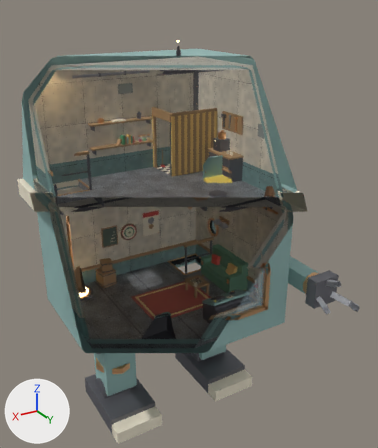
Before and after pictures for a commit that changed the Blender file blender/mecha.blend.
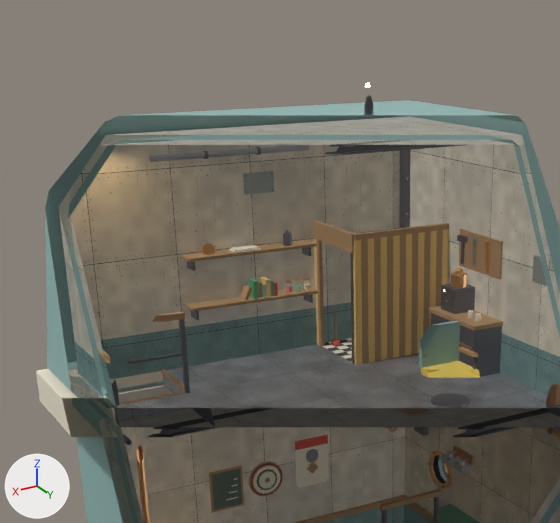
Each version is shown whole from a 50 mm lens placed at (5.43, 10.41, 9.81), pointed at (-0.29, 0.88, 5.04), then close up on the part from 0% to 72% of the width and 0% to 57% of the height. Arrows for +X, +Y and +Z are at lower left; the lights stay in place. The older version's two pictures come first. Everything nearer to the camera than a plane just in front of the edit is cut away.

Objects in the first close-up: 'Ext_Body', 'Ext_Collar', 'Ext_Head', 'Int_Belly', 'Int_Circulation', 'Int_Decor', 'Int_DecorHead', 'Int_Head', 'Int_Slab', 'Int_Toilet', 'Shell_Belly', 'Shell_Head' and 2 more.
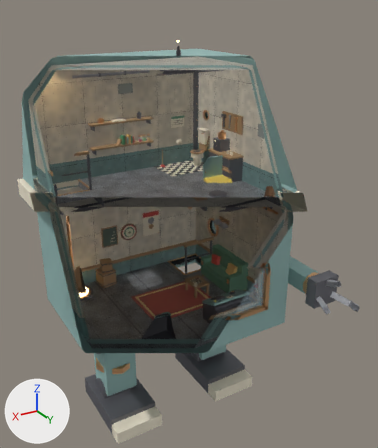
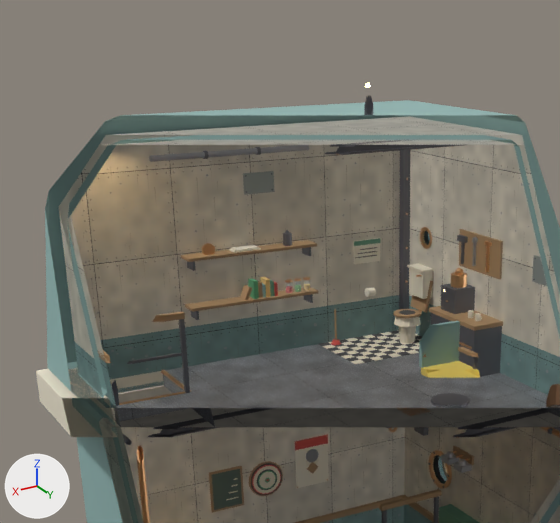
The edits, one by one:
me_int_toilet is used by ob_int_toilet; location (0.0, 0.0, 0.0).
me_int_toilet had 1244 vertices, 918 faces and spanned x -2.55..-0.83, y -1.9..-0.88, z 5.6..7.22.
me_int_toilet no longer uses material mat_cushion (beige #efcb81).
me_int_toilet now has 1084 vertices, 798 faces and spans x -2.55..-0.85, y -1.9..-0.9, z 5.6..7.1.
me_int_toilet part 1: 20 loose pieces with 160 vertices, spanning x -2.2..-0.83, y -1.9..-0.88, z 5.6..7.22, are deleted.
me_int_toilet no longer uses material mat_irondark (grey #737379).

Location of each change, [x1, y1, x2, y2] in pixels of the close-ups (560 x 523 px):
'Int_Toilet', reshaped
    before: [313, 220, 449, 365]
    after: [319, 227, 434, 364]
part 1 of me_int_toilet, deleted
    before: [313, 220, 449, 365]
